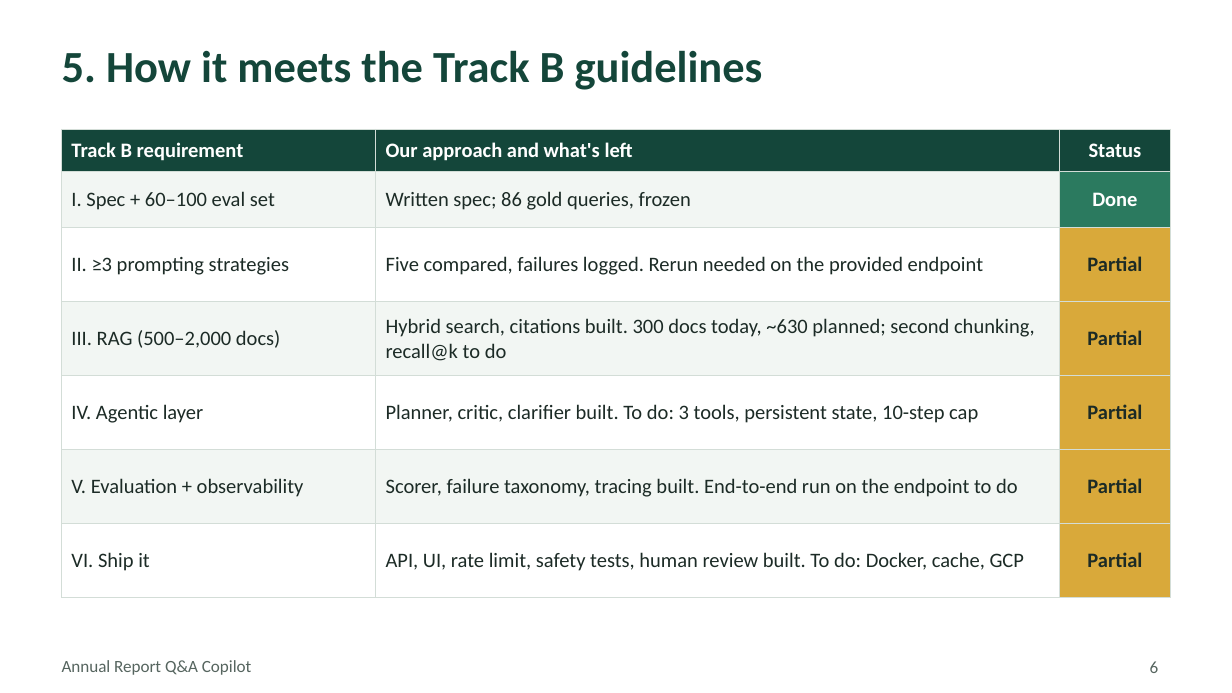
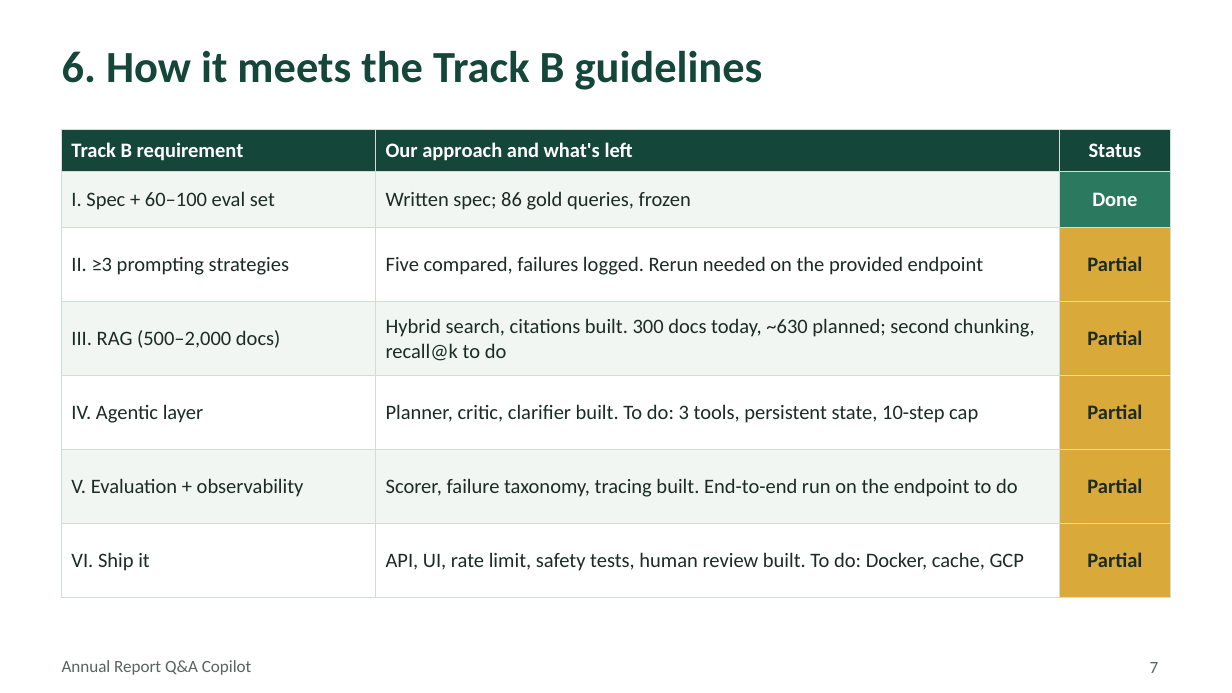
Before and after one commit to rama159065/Capstone, a slide deck: slide 7 of Annual_Report_Copilot_TrackB_Mentor_Deck.pptx (slide 6 before the commit). Drawn at 1232x693 pixels with LibreOffice and Linux fonts; fonts in the diff are those of the drawing. Boxes give left, top, right and bottom in pixels: in the first picture for what was removed or moved away, otherwise in the second. Text is boxed around its words. In the diff, an @@ line names an element or a change of style, - is before the commit and + after.

```diff
--- a/Annual_Report_Copilot_TrackB_Mentor_Deck.pptx
+++ b/Annual_Report_Copilot_TrackB_Mentor_Deck.pptx
@@ title at (x1=62, y1=50, x2=763, y2=90): text changed @@
-5. How it meets the Track B guidelines
+6. How it meets the Track B guidelines
@@ page number at (x1=1150, y1=662, x2=1159, y2=673): text changed @@
-6
+7
```
Also in this commit, not shown: 7 other slides changed, 1 slide added, 11 other files.
